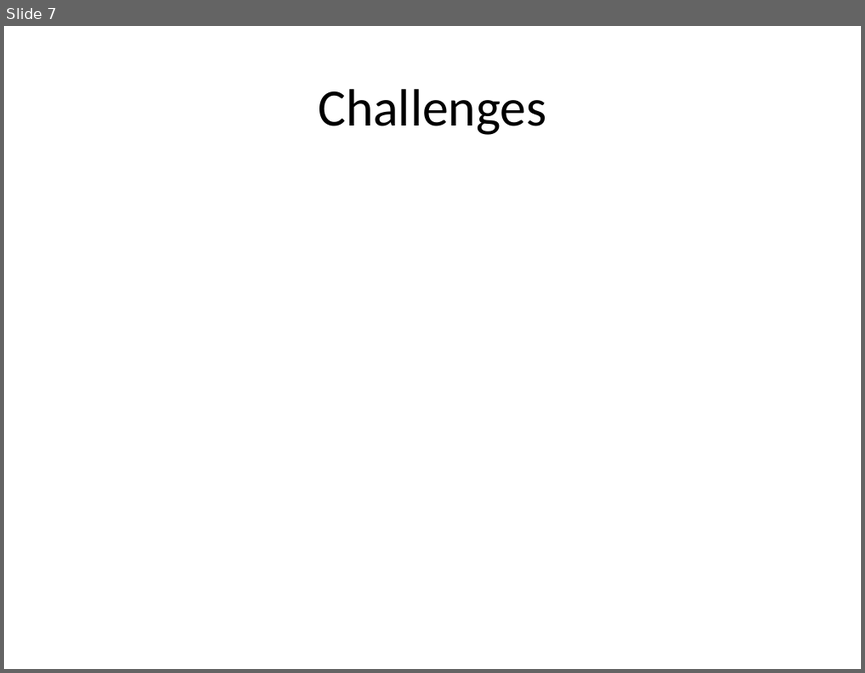
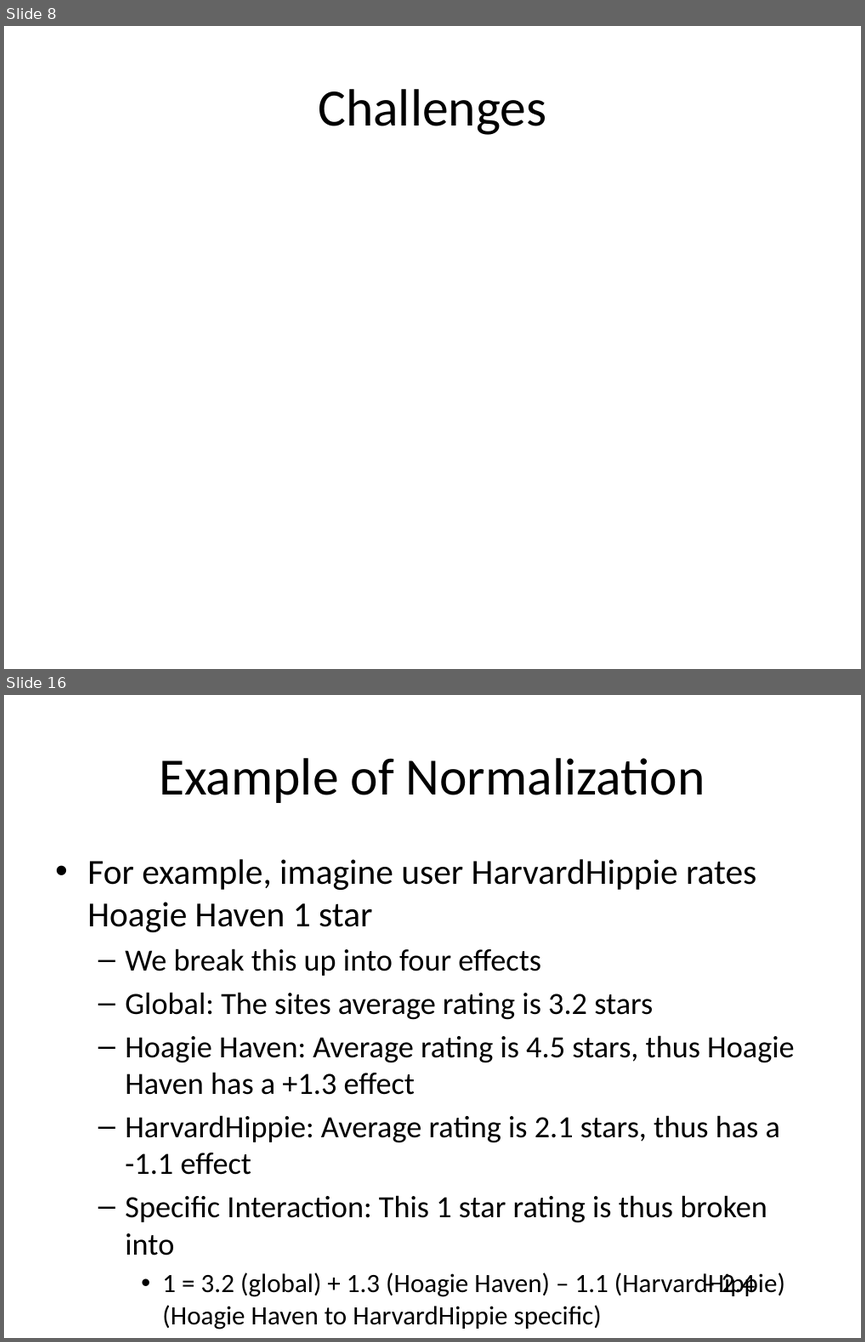
Before and after one commit to zouf/AllSortz, a slide deck: docs/slides.pptx. Shown one above the other, each under a label of ours: slide 7 before the commit, slides 8 and 16 after it; the slides between them are not shown. The pictures are 865x673 and 865x1342 pixels, drawn with LibreOffice and Linux fonts; fonts in the diff are those of the drawing; grey boxes stand for pictures. Boxes give left, top, right and bottom in pixels: in the first picture for what was removed or moved away, otherwise in the second. Text is boxed around its words. In the diff, an @@ line names an element or a change of style, - is before the commit and + after.

```diff
--- a/docs/slides.pptx
+++ b/docs/slides.pptx
@@ slide 16 added at bbox=[4, 695, 861, 1338], background #FFFFFF @@
@@ title added at bbox=[159, 758, 705, 803], 44 pt, text #000000 @@
+Example of Normalization
@@ text added at bbox=[87, 859, 794, 1329], 25.9 pt, text #000000 @@
+• For example, imagine user HarvardHippie rates Hoagie Haven 1 star
+  – We break this up into four effects
+  – Global: The sites average rating is 3.2 stars
+  – Hoagie Haven: Average rating is 4.5 stars, thus Hoagie Haven has a +1.3 effect
+  – HarvardHippie: Average rating is 2.1 stars, thus has a -1.1 effect
+  – Specific Interaction: This 1 star rating is thus broken into
+    • 1 = 3.2 (global) + 1.3 (Hoagie Haven) – 1.1 (HarvardHippie) – 2.4 (Hoagie Haven to HarvardHippie specific)
+    • Thus the specific interaction between Hoagie Haven and HarvardHippie is -2.4
@@ what was slide 7 is now slide 8 @@
```
Also in this commit, not shown: 5 slides changed, 9 other slides added.
